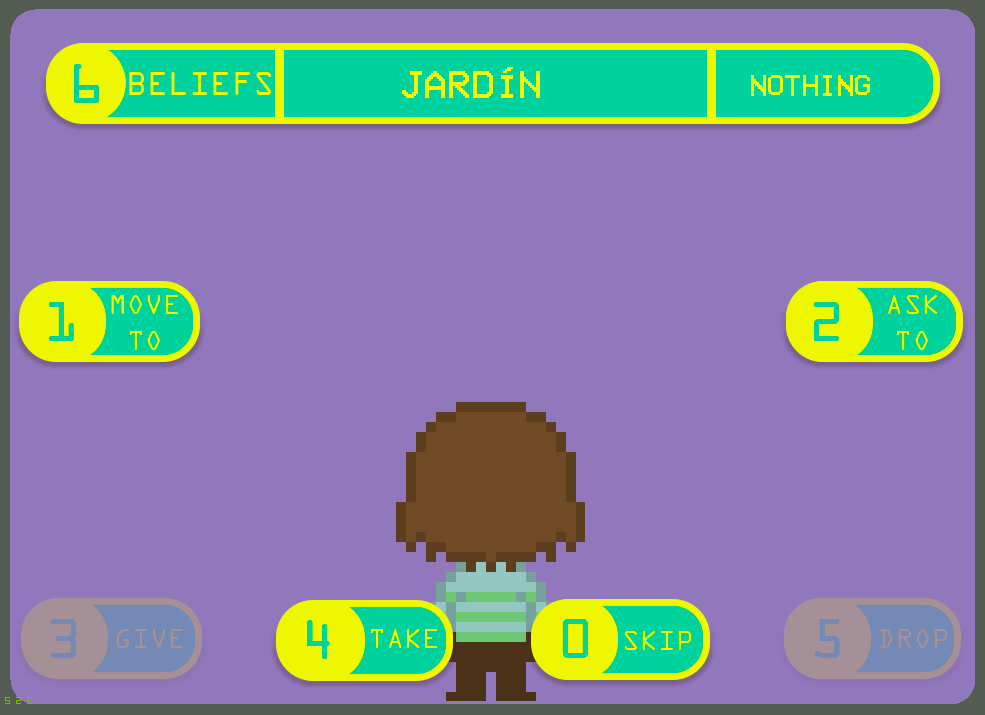
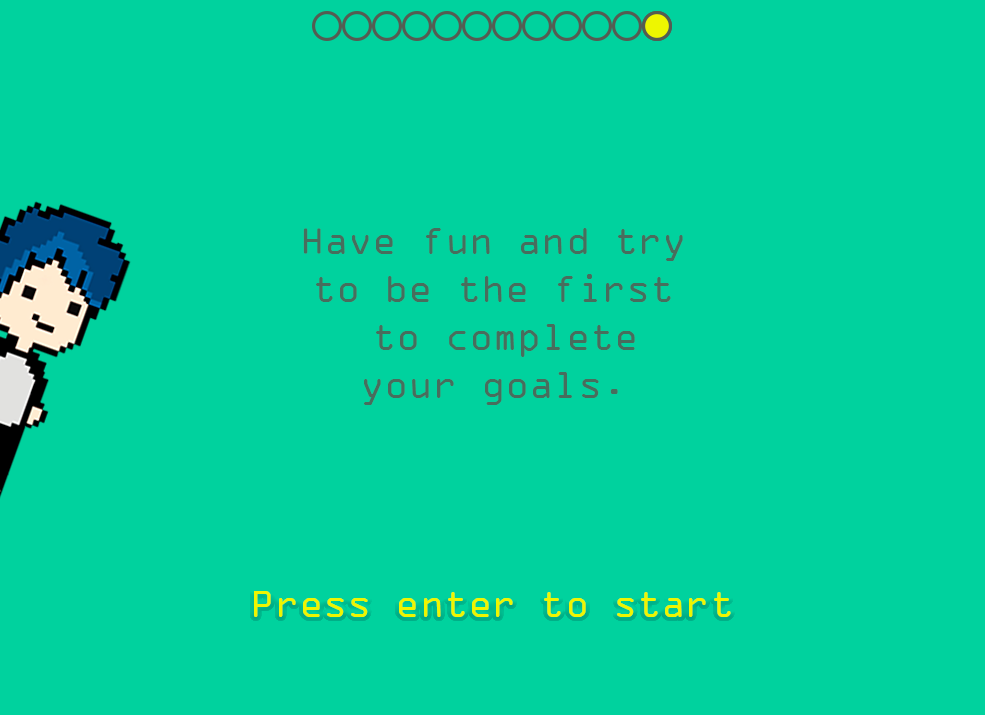
Revision of a layered 985x715 image; what changed, layer by layer:
added group "dots" with 14 layers above "press enter" over [309,11,676,41]
added layer "Selec" in group "dots" over [642,11,672,41]
added layer "Elipse 1" (1st of 12, in "dots") in group "dots" over [642,11,672,41]
added layer "Elipse 1" (2nd of 12, in "dots") in group "dots" over [612,11,642,41]
added layer "Elipse 1" (3rd of 12, in "dots") in group "dots" over [582,11,612,41]
added layer "Elipse 1" (4th of 12, in "dots") in group "dots" over [552,11,582,41]
added layer "Elipse 1" (5th of 12, in "dots") in group "dots" over [522,11,552,41]
added layer "Elipse 1" (6th of 12, in "dots") in group "dots" over [492,11,522,41]
added layer "Elipse 1" (7th of 12, in "dots") in group "dots" over [462,11,492,41]
added layer "Elipse 1" (8th of 12, in "dots") in group "dots" over [432,11,462,41]
added layer "Elipse 1" (9th of 12, in "dots") in group "dots" over [402,11,432,41]
added layer "Elipse 1" (10th of 12, in "dots") in group "dots" over [372,11,402,41]
added layer "Elipse 1" (11th of 12, in "dots") in group "dots" over [312,11,342,41]
added layer "Elipse 1" (12th of 12, in "dots") in group "dots" over [342,11,372,41]
added group "press enter" with 3 layers above "good bye" over [0,201,731,617]
added layer "Have fun and try to be the first to complete your goals." in group "press enter" over [303,228,683,405]
added layer "Press enter to start" in group "press enter" over [254,591,731,617]
added layer "Jugador" in group "press enter" over [0,201,132,499]
removed layer "Capa 10" over [0,0,985,715]
added layer "Capa 0" over [0,0,985,715]
